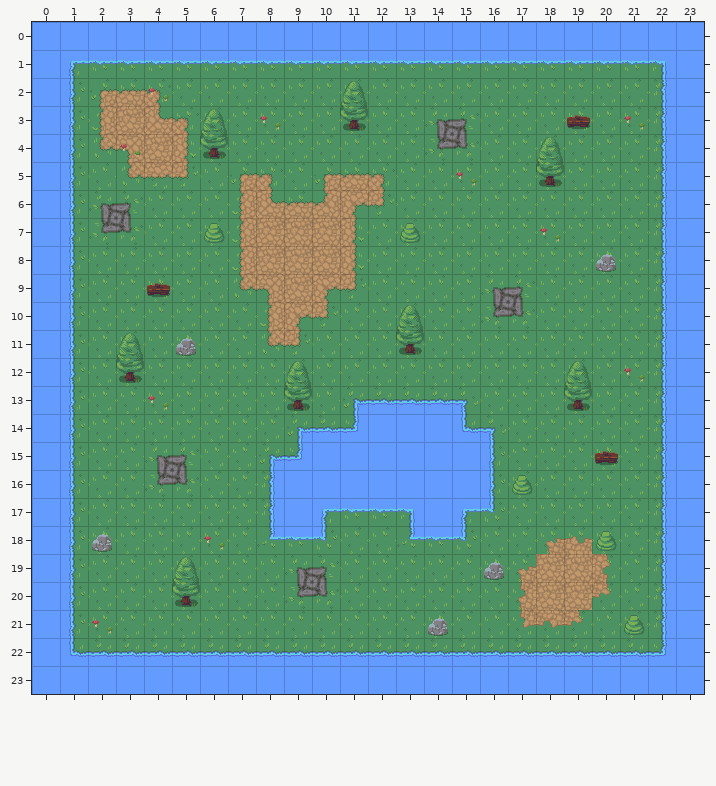
Two versions of a level (Tiled map, nature_tileset/untitled.tmx). Above, as it was before the edit.
Cells are 32x32 px. Shown: x 0..23, y 0..23.
Now the later version:
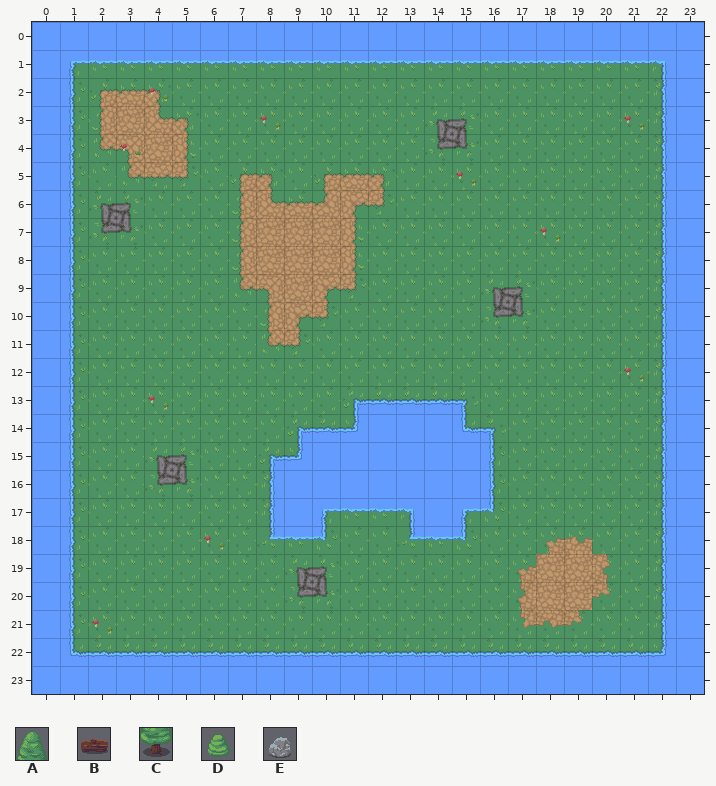
Key: from "Nature RPG Tileset": A 0, B 4, C 20, D 21, E 22.
_ is an empty cell.
The exact change:
Layer "Tile Layer 2":
y 2: x 11 A -> _
y 3: x 6 A -> _; x 11 C -> _; x 19 B -> _
y 4: x 6 C -> _; x 18 A -> _
y 5: x 18 C -> _
y 7: x 6 D -> _; x 13 D -> _
y 8: x 20 E -> _
y 9: x 4 B -> _
y 10: x 13 A -> _
y 11: x 3 A -> _; x 5 E -> _; x 13 C -> _
y 12: x 3 C -> _; x 9 A -> _; x 19 A -> _
y 13: x 9 C -> _; x 19 C -> _
y 15: x 20 B -> _
y 16: x 17 D -> _
y 18: x 2 E -> _; x 20 D -> _
y 19: x 5 A -> _; x 16 E -> _
y 20: x 5 C -> _
y 21: x 14 E -> _; x 21 D -> _
